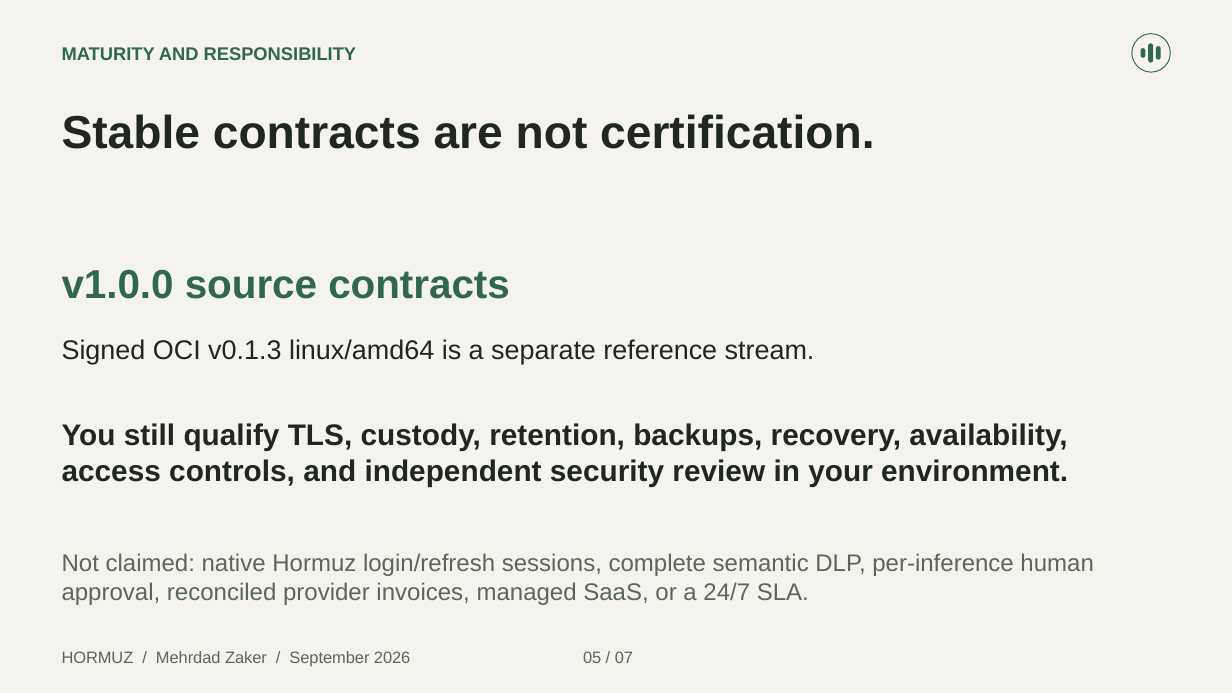
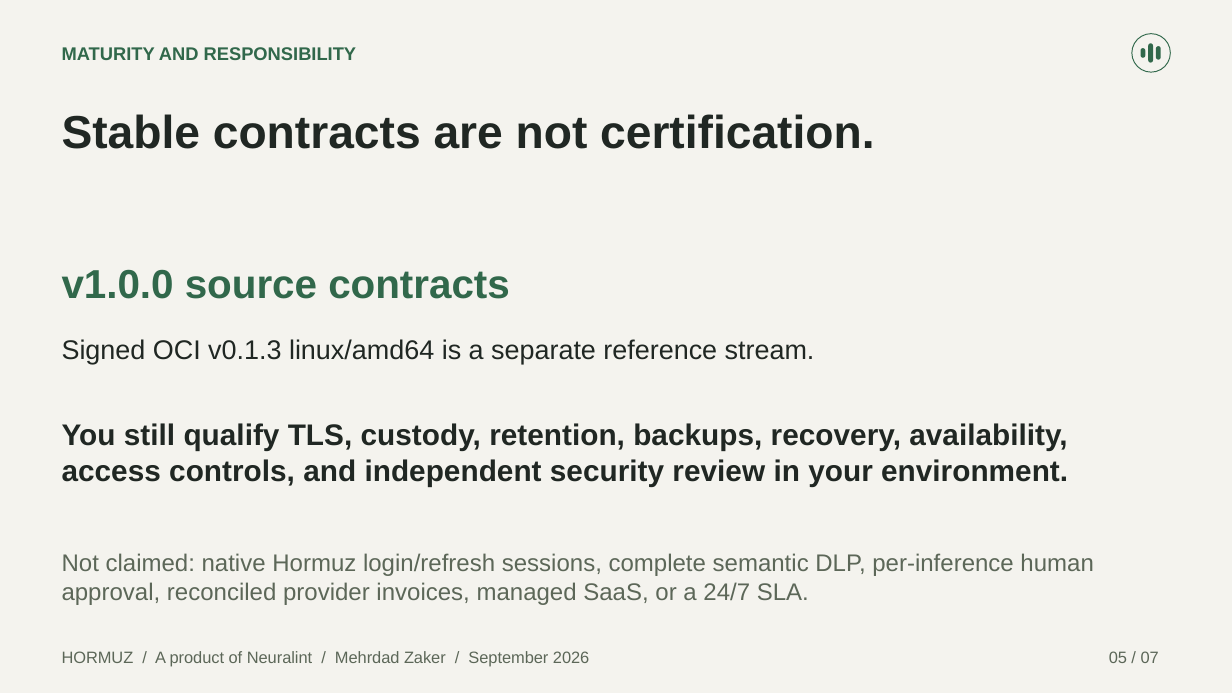
Before and after one commit to Xpounder-com/hormuz, a slide deck: slide 5 of website/public/downloads/hormuz-buyer-briefing.pptx. Drawn at 1232x693 pixels with LibreOffice and Linux fonts; fonts in the diff are those of the drawing. Boxes give left, top, right and bottom in pixels: in the first picture for what was removed or moved away, otherwise in the second. Text is boxed around its words. In the diff, an @@ line names an element or a change of style, - is before the commit and + after.

Commit message:
Clarify pilot pricing, conversion CTAs, and Neuralint ownership

```diff
--- a/website/public/downloads/hormuz-buyer-briefing.pptx
+++ b/website/public/downloads/hormuz-buyer-briefing.pptx
@@ text at [62,651,589,666]: text changed @@
-HORMUZ / Mehrdad Zaker / September 2026 05 / 07
+HORMUZ / A product of Neuralint / Mehrdad Zaker / September 2026
@@ text added at [1109,651,1159,663], 12.8 pt, text #5C6758 @@
+05 / 07
```
Also in this commit, not shown: 6 other slides changed, 28 other files.
